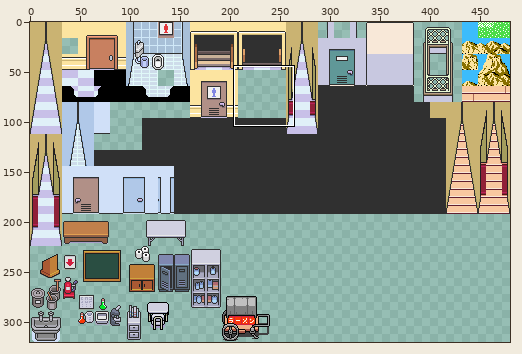
One commit to this sprite sheet: images/layer0.png. The picture above shows the old version from afar; the outline marks the close-up.
Close-up. Old version:
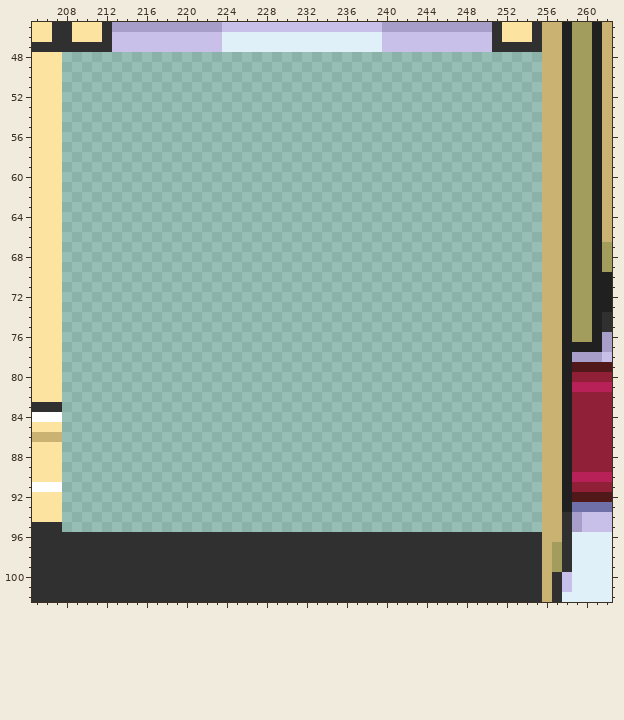
The file is 480x320 pixels. Colours within 5 levels of each other are drawn and written as one. Shown: x 205..262, y 45..102.
Once edited:
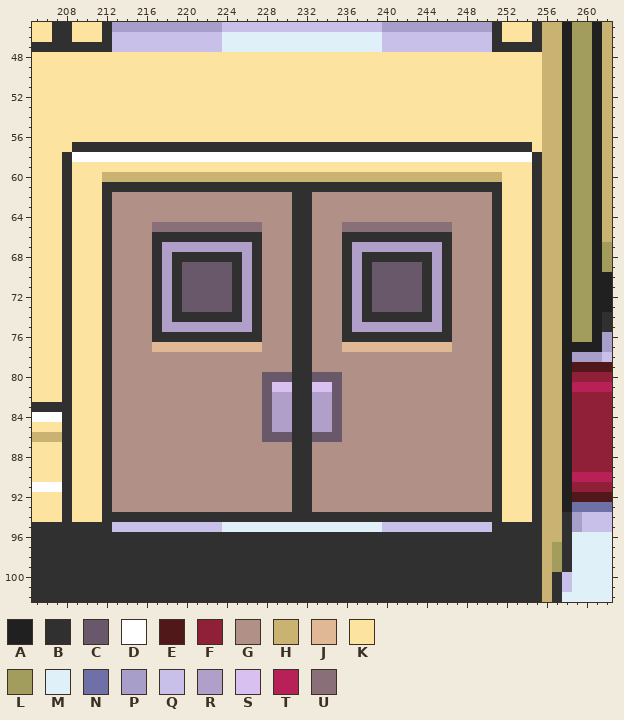
Palette (. is transparent): A #202020  B #303030  C #695869  D #ffffff  E #501818  F #902038  G #b19087  H #cab372  J #e1b895  K #fce4a0  L #a39d5d  M #e0f0f8  N #7070a8  P #a79ec9  Q #c8c0e8  R #b09fc9  S #d8c0f0  T #b82058  U #886f78
Change:
y 48..56: x 208..255 ................................................ -> KKKKKKKKKKKKKKKKKKKKKKKKKKKKKKKKKKKKKKKKKKKKKKKK
y 57: x 208..255 ................................................ -> KBBBBBBBBBBBBBBBBBBBBBBBBBBBBBBBBBBBBBBBBBBBBBBK
y 58: x 208..255 ................................................ -> BDDDDDDDDDDDDDDDDDDDDDDDDDDDDDDDDDDDDDDDDDDDDDDB
y 59: x 208..255 ................................................ -> BKKKKKKKKKKKKKKKKKKKKKKKKKKKKKKKKKKKKKKKKKKKKKKB
y 60: x 208..255 ................................................ -> BKKKHHHHHHHHHHHHHHHHHHHHHHHHHHHHHHHHHHHHHHHHKKKB
y 61: x 208..255 ................................................ -> BKKKBBBBBBBBBBBBBBBBBBBBBBBBBBBBBBBBBBBBBBBBKKKB
y 62..64: x 208..255 ................................................ -> BKKKBGGGGGGGGGGGGGGGGGGBBGGGGGGGGGGGGGGGGGGBKKKB
y 65: x 208..255 ................................................ -> BKKKBGGGGUUUUUUUUUUUGGGBBGGGUUUUUUUUUUUGGGGBKKKB
y 66: x 208..255 ................................................ -> BKKKBGGGGBBBBBBBBBBBGGGBBGGGBBBBBBBBBBBGGGGBKKKB
y 67: x 208..255 ................................................ -> BKKKBGGGGBRRRRRRRRRBGGGBBGGGBRRRRRRRRRBGGGGBKKKB
y 68: x 208..255 ................................................ -> BKKKBGGGGBRBBBBBBBRBGGGBBGGGBRBBBBBBBRBGGGGBKKKB
y 69..73: x 208..255 ................................................ -> BKKKBGGGGBRBCCCCCBRBGGGBBGGGBRBCCCCCBRBGGGGBKKKB
y 74: x 208..255 ................................................ -> BKKKBGGGGBRBBBBBBBRBGGGBBGGGBRBBBBBBBRBGGGGBKKKB
y 75: x 208..255 ................................................ -> BKKKBGGGGBRRRRRRRRRBGGGBBGGGBRRRRRRRRRBGGGGBKKKB
y 76: x 208..255 ................................................ -> BKKKBGGGGBBBBBBBBBBBGGGBBGGGBBBBBBBBBBBGGGGBKKKB
y 77: x 208..255 ................................................ -> BKKKBGGGGJJJJJJJJJJJGGGBBGGGJJJJJJJJJJJGGGGBKKKB
y 78..79: x 208..255 ................................................ -> BKKKBGGGGGGGGGGGGGGGGGGBBGGGGGGGGGGGGGGGGGGBKKKB
y 80: x 208..255 ................................................ -> BKKKBGGGGGGGGGGGGGGGCCCBBCCCGGGGGGGGGGGGGGGBKKKB
y 81: x 208..255 ................................................ -> BKKKBGGGGGGGGGGGGGGGCSSBBSSCGGGGGGGGGGGGGGGBKKKB
y 82..85: x 208..255 ................................................ -> BKKKBGGGGGGGGGGGGGGGCRRBBRRCGGGGGGGGGGGGGGGBKKKB
y 86: x 208..255 ................................................ -> BKKKBGGGGGGGGGGGGGGGCCCBBCCCGGGGGGGGGGGGGGGBKKKB
y 87..93: x 208..255 ................................................ -> BKKKBGGGGGGGGGGGGGGGGGGBBGGGGGGGGGGGGGGGGGGBKKKB
y 94: x 208..255 ................................................ -> BKKKBBBBBBBBBBBBBBBBBBBBBBBBBBBBBBBBBBBBBBBBKKKB
y 95: x 208..255 ................................................ -> BBBBBQQQQQQQQQQQMMMMMMMMMMMMMMMMQQQQQQQQQQQBBBBB
Boxes around the changes in both close-ups, in picture pixels (x1, y1, x2, y2):
added: (62, 52, 542, 532)
